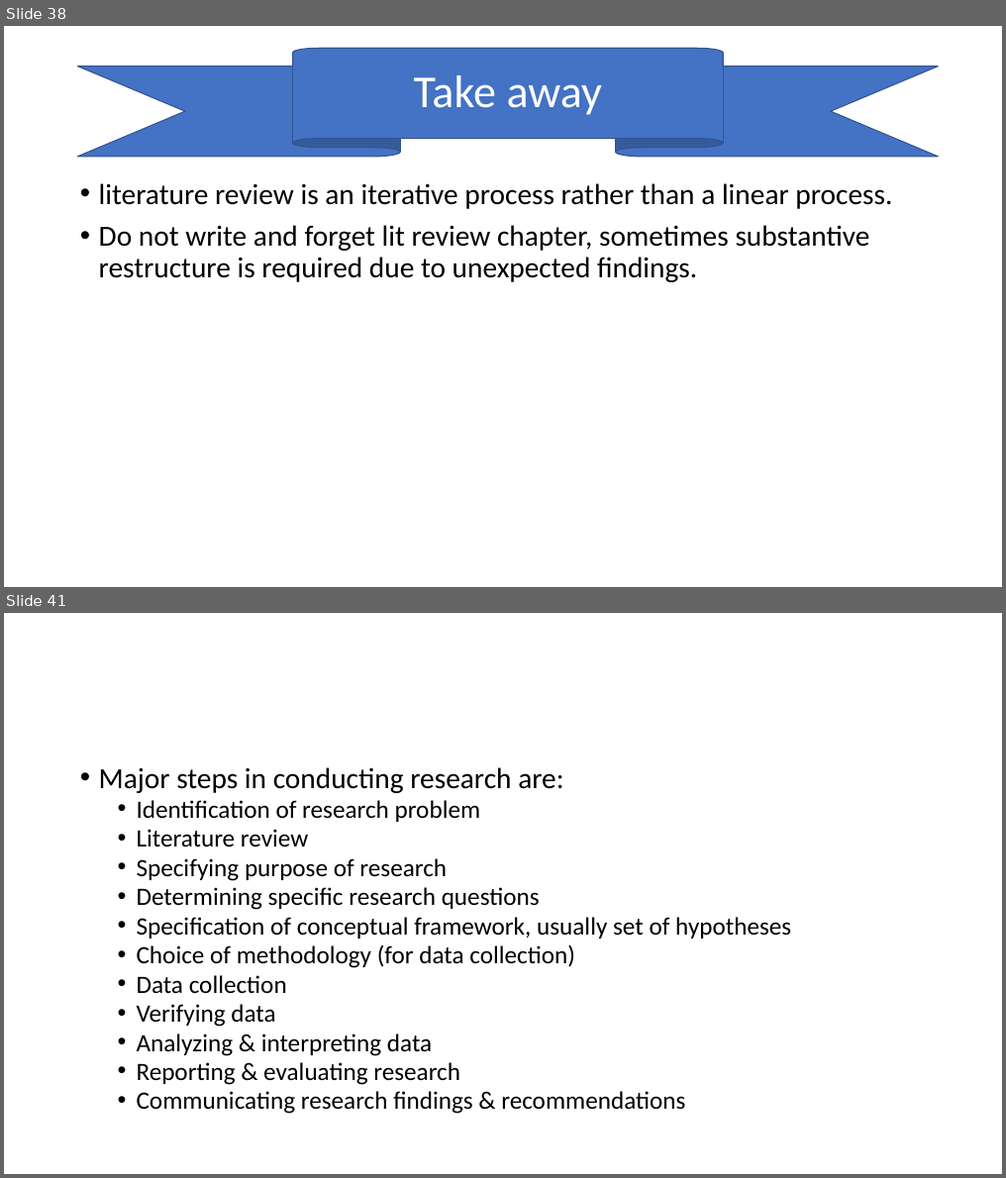
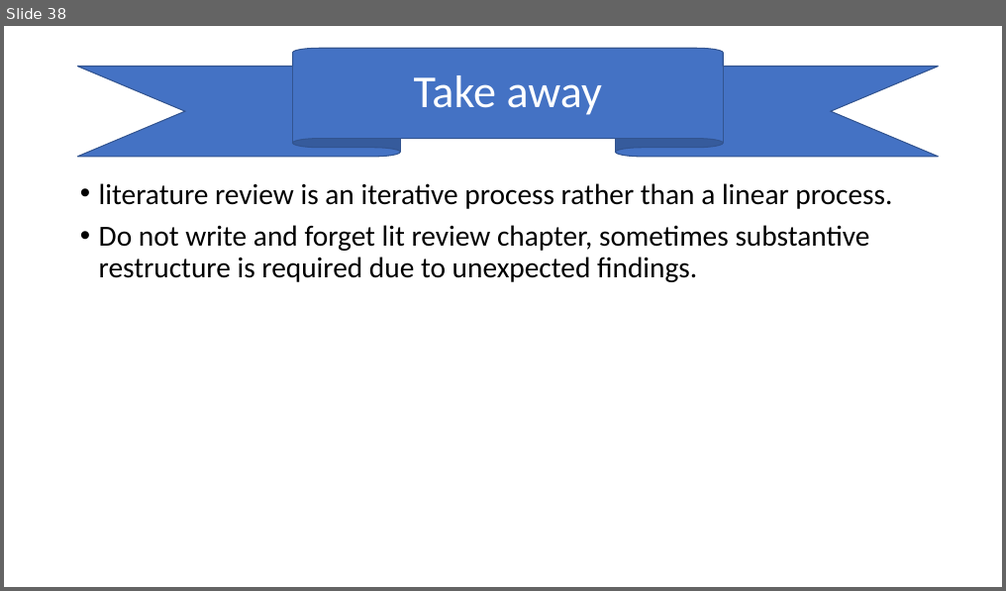
Before and after one commit to dlisbbau/mlis, a slide deck: Vinit-MLIS-104-01-Research Basics.pptx. Shown one above the other, each under a label of ours: slides 38 and 41 before the commit, slide 38 after it; the slides between them are not shown. The pictures are 1006x1178 and 1006x591 pixels, drawn with LibreOffice and Linux fonts; fonts in the diff are those of the drawing. Boxes give left, top, right and bottom in pixels: in the first picture for what was removed or moved away, otherwise in the second. Text is boxed around its words. In the diff, an @@ line names an element or a change of style, - is before the commit and + after.

```diff
--- a/Vinit-MLIS-104-01-Research Basics.pptx
+++ b/Vinit-MLIS-104-01-Research Basics.pptx
@@ slide 41 removed at (x1=4, y1=613, x2=1002, y2=1174), background #FFFFFF @@
@@ text removed at (x1=99, y1=767, x2=791, y2=1114) @@
-• Major steps in conducting research are:
-  • Identification of research problem
-  • Literature review
-  • Specifying purpose of research
-  • Determining specific research questions
-  • Specification of conceptual framework, usually set of hypotheses
-  • Choice of methodology (for data collection)
-  • Data collection
-  • Verifying data
-  • Analyzing & interpreting data
-  • Reporting & evaluating research
-  • Communicating research findings & recommendations
```
Also in this commit, not shown: 4 slides changed, 2 slides added.
